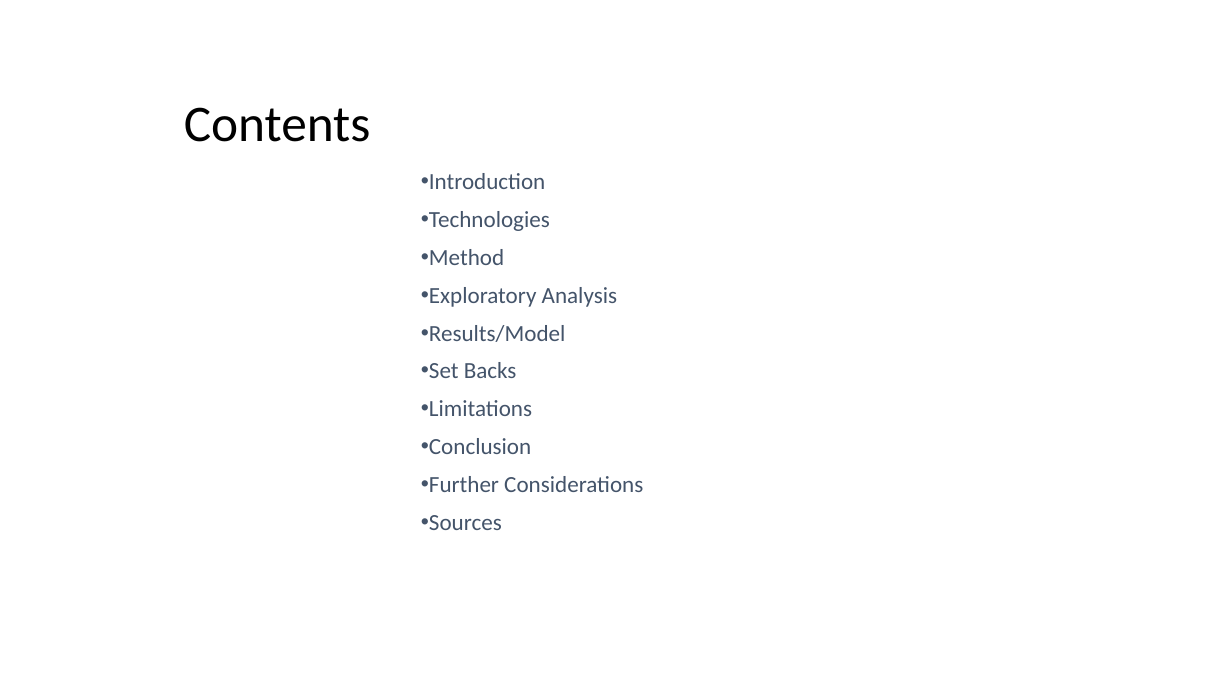
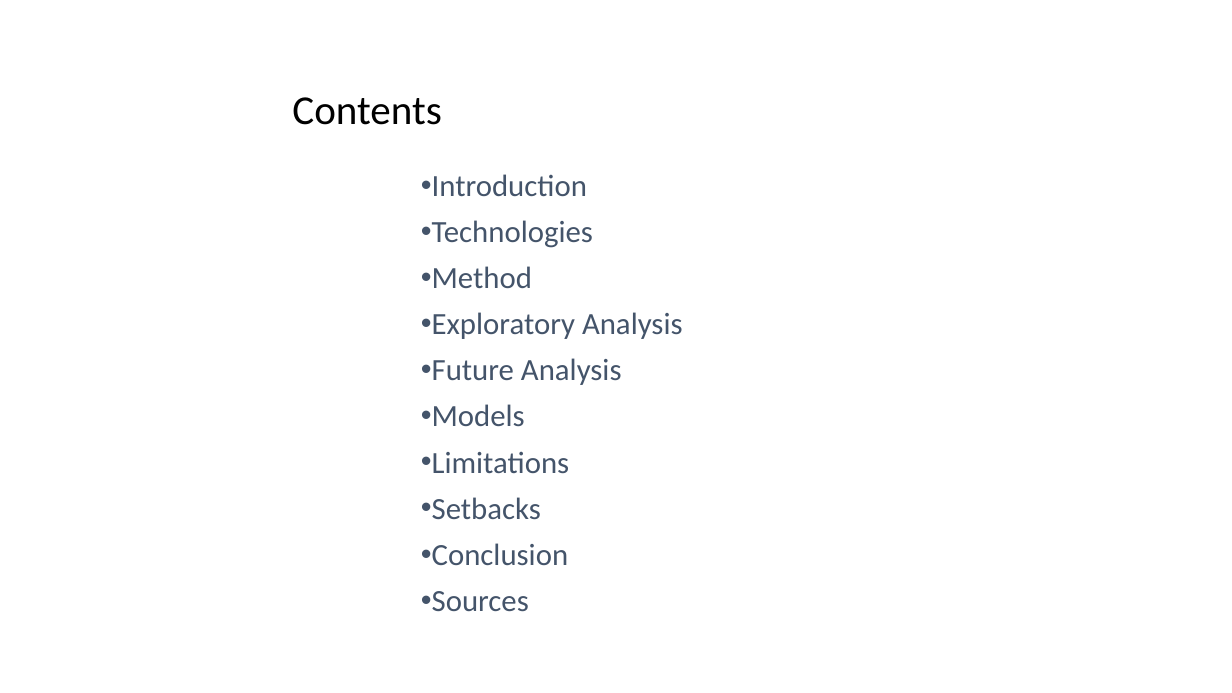
Before and after one commit to Isabel-gt/Final_Project, a slide deck: slide 3 of Diabetes_Predictions.pptx. Drawn at 1232x693 pixels with LibreOffice and Linux fonts; fonts in the diff are those of the drawing; background and template pictures are left out. Boxes give left, top, right and bottom in pixels: in the first picture for what was removed or moved away, otherwise in the second. Text is boxed around its words. In the diff, an @@ line names an element or a change of style, - is before the commit and + after.

```diff
--- a/Diabetes_Predictions.pptx
+++ b/Diabetes_Predictions.pptx
@@ title "Contents": place and size @@
-title "Contents" at bbox=[184, 107, 371, 142]
+title "Contents" at bbox=[292, 97, 441, 125]
@@ title "Contents" at bbox=[292, 97, 441, 125]: size 40 to 32 pt @@
@@ subtitle at bbox=[432, 174, 683, 612]: size 18 to 24 pt in "Introduction", "Technologies", "Method", "Exploratory Analysis" and 3 more places @@
@@ subtitle at bbox=[432, 358, 622, 426]: text changed; size 18 to 24 pt @@
-• Results/Model
-• Set Backs
+• Future Analysis
+• Models
@@ subtitle at bbox=[429, 476, 643, 492]: paragraph removed @@
-• Further Considerations
@@ subtitle at bbox=[432, 497, 541, 520]: paragraph added @@
+• Setbacks
```
Also in this commit, not shown: 24 other slides changed, 1 slide added, 1 slide removed.
